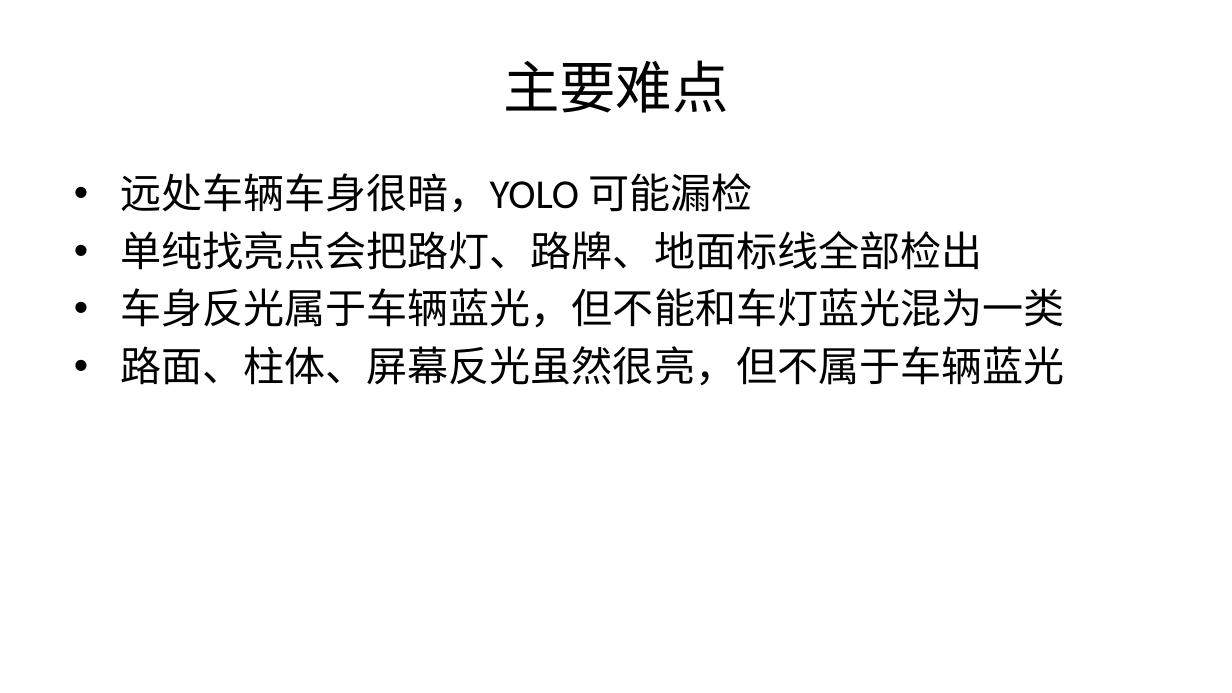
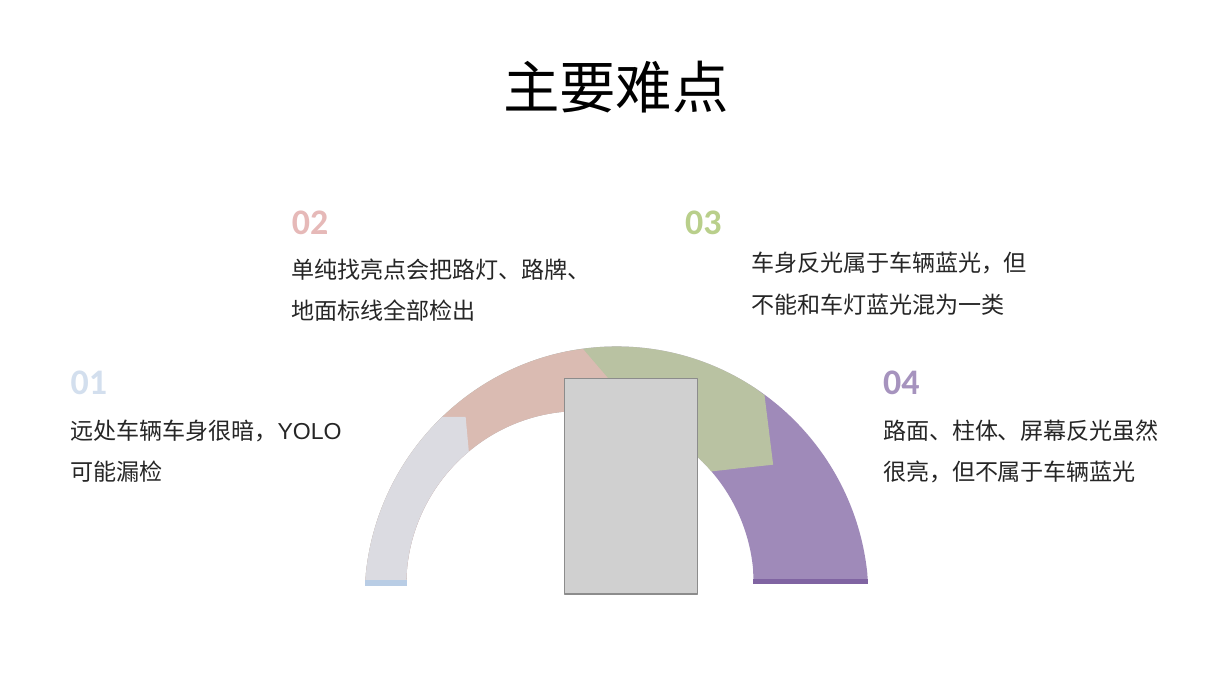
Before and after one commit to szl97/DAA, a slide deck: slide 4 of blue-light-detection/解题ppt.pptx. Drawn at 1232x693 pixels with LibreOffice and Linux fonts; fonts in the diff are those of the drawing; grey boxes stand for pictures. Boxes give left, top, right and bottom in pixels: in the first picture for what was removed or moved away, otherwise in the second. Text is boxed around its words. In the diff, an @@ line names an element or a change of style, - is before the commit and + after.

```diff
--- a/blue-light-detection/解题ppt.pptx
+++ b/blue-light-detection/解题ppt.pptx
@@ text removed at (120, 173, 1065, 386) @@
-• 远处车辆车身很暗，YOLO 可能漏检
-• 单纯找亮点会把路灯、路牌、地面标线全部检出
-• 车身反光属于车辆蓝光，但不能和车灯蓝光混为一类
-• 路面、柱体、屏幕反光虽然很亮，但不属于车辆蓝光
@@ text added at (292, 211, 328, 234), 21 pt, text #E6B9B8, bold @@
+02
@@ text added at (685, 210, 721, 234), 21 pt, text #B9CF8B, bold @@
+03
@@ text added at (292, 258, 591, 321), 13.5 pt, text #262626 @@
+单纯找亮点会把路灯、路牌、地面标线全部检出
@@ text added at (751, 251, 1027, 315), 13.5 pt, text #262626 @@
+车身反光属于车辆蓝光，但不能和车灯蓝光混为一类
@@ freeform shape added at (366, 346, 869, 580), fill #8064A2 at 75% opacity @@
@@ freeform shape added at (366, 346, 774, 580), fill #C3D69B at 75% opacity @@
@@ freeform shape added at (366, 349, 610, 580), fill #E6B9B8 at 75% opacity @@
@@ picture added at (564, 379, 697, 595) @@
@@ text added at (883, 370, 919, 394), 21 pt, text #A692BE, bold @@
+04
@@ text added at (71, 419, 342, 482), 13.5 pt, text #262626 @@
+远处车辆车身很暗，YOLO 可能漏检
@@ freeform shape added at (366, 416, 469, 580), fill #DCE6F2 at 75% opacity @@
@@ text added at (883, 419, 1159, 483), 13.5 pt, text #262626 @@
+路面、柱体、屏幕反光虽然很亮，但不属于车辆蓝光
@@ freeform shape added at (365, 580, 407, 585), fill #B9CDE5 @@
@@ freeform shape added at (753, 579, 867, 584), fill #8064A2 @@
```
Also in this commit, not shown: 8 other slides changed.
